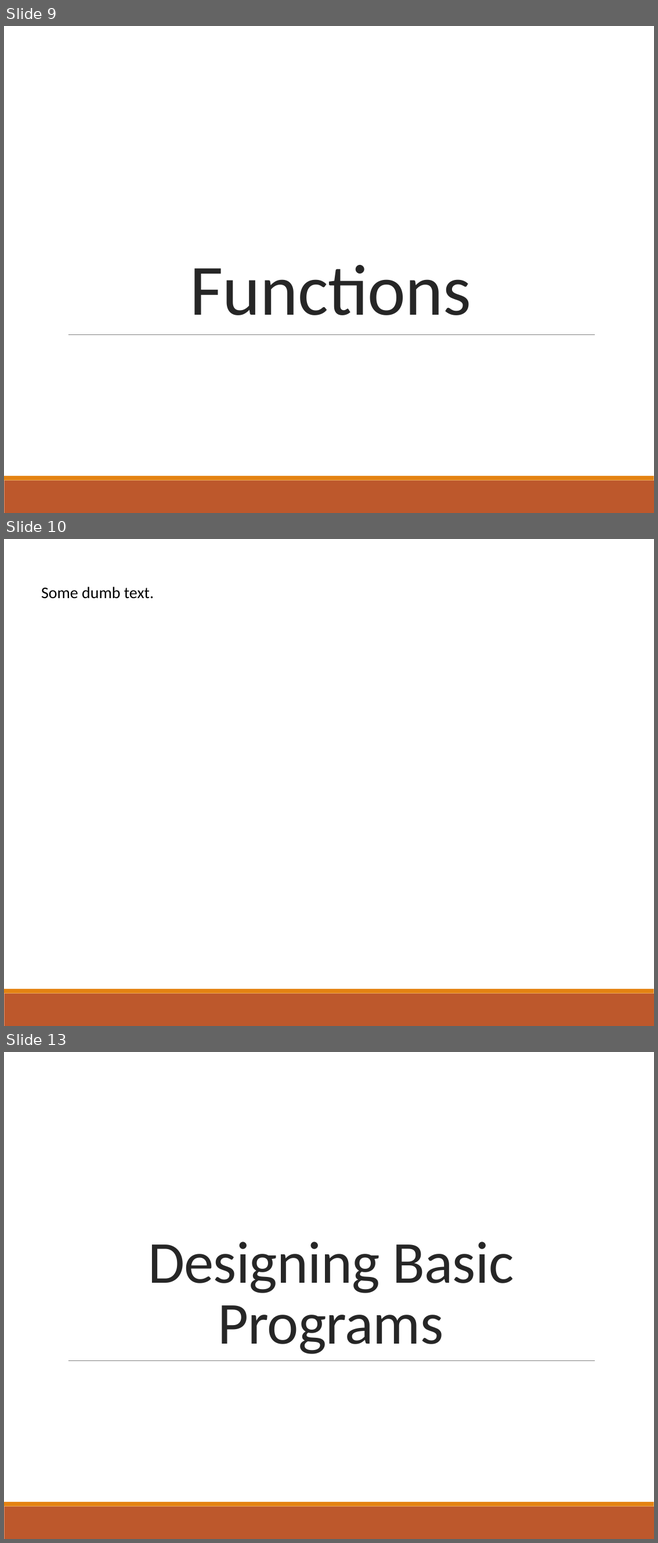
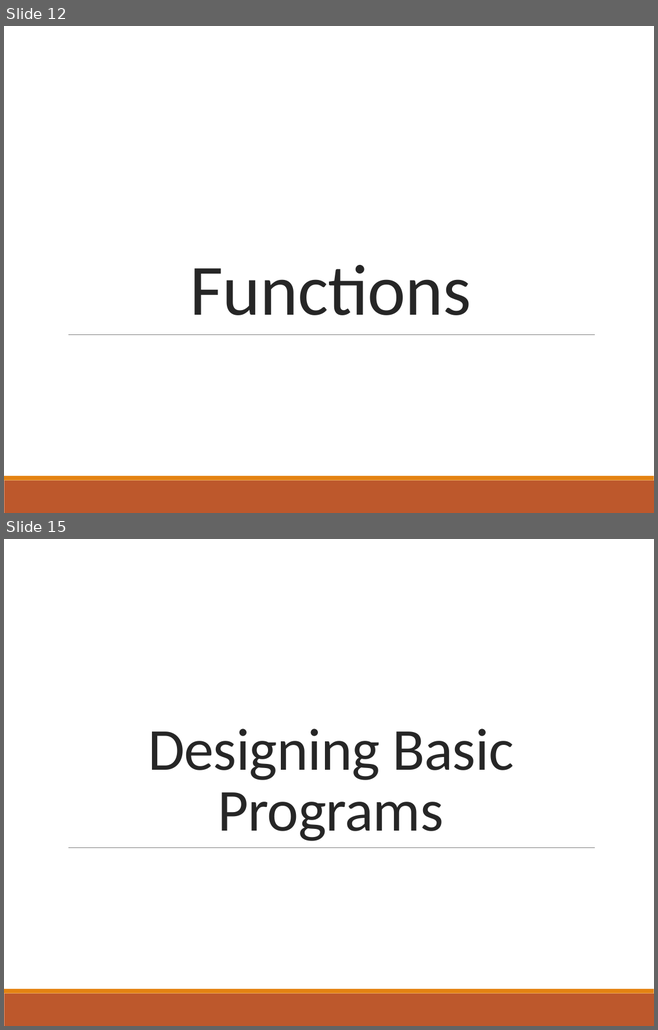
Before and after one commit to pommevilla/bcb.advanced.python.2018, a slide deck: 2018_Advanced_Python.pptx. Shown one above the other, each under a label of ours: slides 9, 10 and 13 before the commit, slides 12 and 15 after it; the slides between them are not shown. The pictures are 658x1543 and 658x1030 pixels, drawn with LibreOffice and Linux fonts; fonts in the diff are those of the drawing. Boxes give left, top, right and bottom in pixels: in the first picture for what was removed or moved away, otherwise in the second. Text is boxed around its words. In the diff, an @@ line names an element or a change of style, - is before the commit and + after.

```diff
--- a/2018_Advanced_Python.pptx
+++ b/2018_Advanced_Python.pptx
@@ slide 10 removed at <box>4,539,654,1026</box>, background #FFFFFF; not listed: 2 template elements that a slide beside it also shows @@
@@ text removed at <box>41,587,154,599</box> @@
-Some dumb text.
@@ what was slide 9 is now slide 12 @@
@@ what was slide 13 is now slide 15 @@
```
Also in this commit, not shown: 4 slides changed, 7 slides added, 4 other slides removed, 9 other files.
